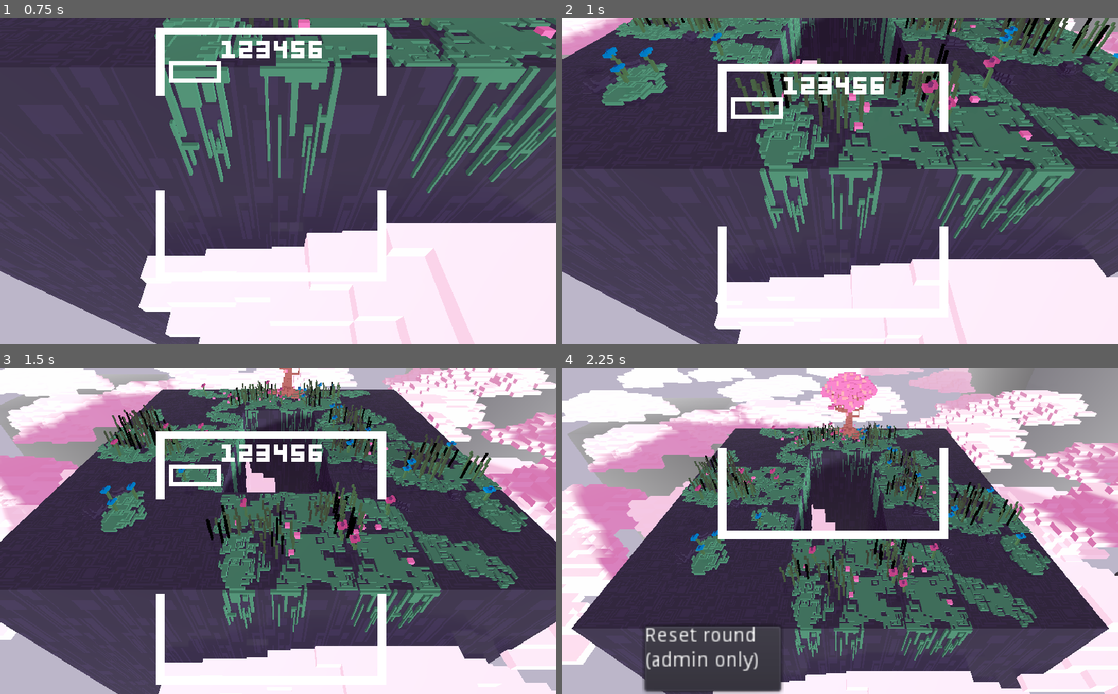
Above: before the commit, frames 1-4 (two rows, left to right).
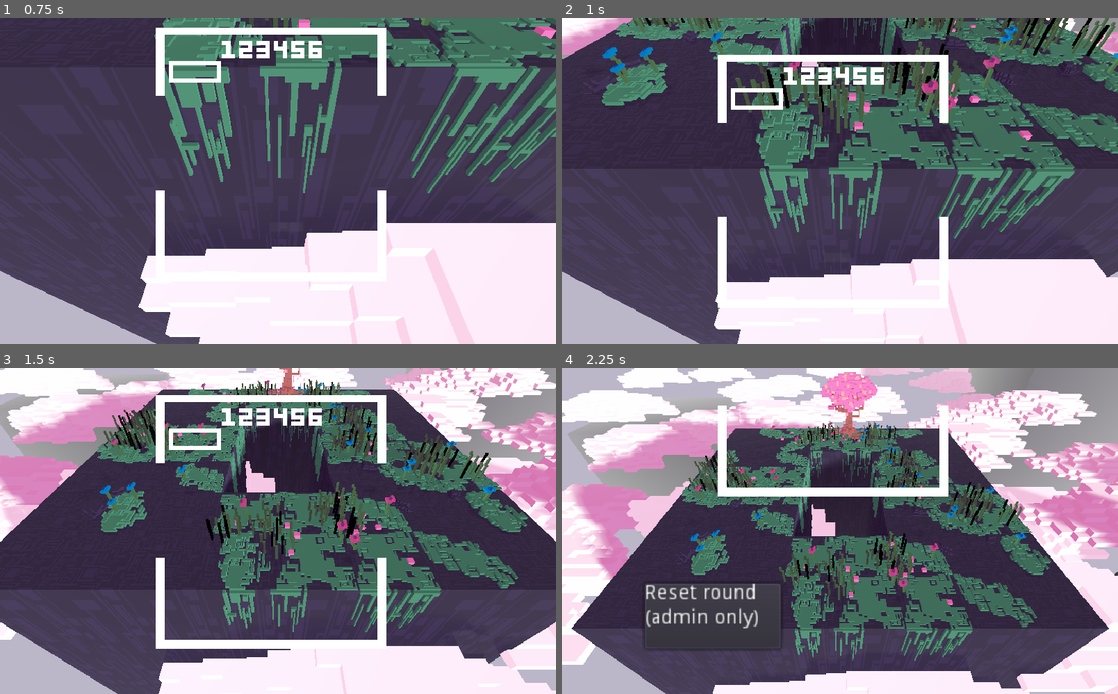
Above: after the commit, the same moments.

Repository: albielee/NSE_Challenge_Game
Game: Godot game, scene res://Worlds/world.tscn
Two runs of this game, one before a commit and one after it. Both use one fixed random seed, a clock stepped at 60 frames per second and the inputs below. This scene is started directly instead of the project's main scene.
Inputs (mouse positions are in pixels of both pictures, inside the frame that each line leads up to):
- Up to frame 1 (0.75 s): tap Enter at 0.5 s; move the mouse to (400, 164) at 0.52 s; hold Right (move_right) from 0.53 s (still down); hold Tab (scoreboard) from 0.53 s (still down); click (400, 164) at 0.67 s
- Up to frame 2 (1 s): keep holding Right (move_right); keep holding Tab (scoreboard)
- Up to frame 3 (1.5 s): move the mouse to (166, 547) at 1.27 s; release Right (move_right) at 1.28 s; release Tab (scoreboard) at 1.28 s; hold Down (move_down) from 1.28 s (still down); tap Space (move_dash) at 1.35 s
- Up to frame 4 (2.25 s): tap Tab (scoreboard) at 1.55 s; move the mouse to (895, 459) at 2.02 s; release Down (move_down) at 2.03 s; hold Right (move_right) from 2.03 s (still down); hold Right mouse button (pull) from 2.03 s (still down)

Frame 1 is identical in both runs. In frame 2, 3.0% of the frame differs, in the area x 28-70%, y 11-92%; in frame 3, 5.5%; in frame 4, 5.9%, in the area x 14-70%, y 11-100%.

Commit message:
Game break fix

Diff:
--- a/NSE_Challenge_Game/Controllers/roundController.gd
+++ b/NSE_Challenge_Game/Controllers/roundController.gd
@@ -80,6 +80,7 @@
 		rpc("show_scoreboard")
 
 	open_scoreboard()
+	restart_round()
 
 func open_scoreboard():
 	scoreboard_sliding = true
@@ -94,10 +95,10 @@
 	var mul = 1
 	if(scoreboard_open):
 		mul = -1
-		slide_y = 100
+		slide_y = 50
 	else:
 		mul = 1
-		slide_y = -100
+		slide_y = -150
 	if(slide_speed < slide_max_speed):
 		slide_speed += slide_accel*delta
 	$Scoreboard.rect_global_position.y -= slide_speed*mul
